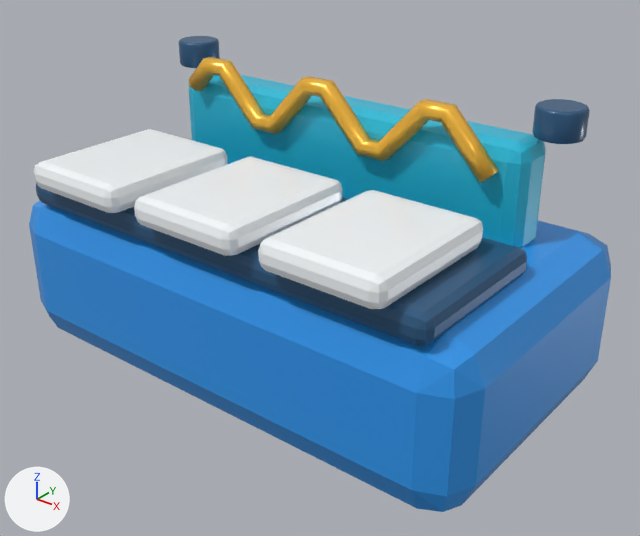
What one commit did to the Blender file art/catalog/lagoon_synth/lagoon_synth.blend.
Rendered twice from a 50 mm lens placed at (1.85, -2.23, 1.82), pointed at (0.1, -0.04, 0.46). The axes (+X, +Y, +Z) are drawn at lower left. The lights are the same throughout. The picture after the commit comes second.

Objects in the first picture: 'lagoon_synth__Fixed_blue_01', 'lagoon_synth__Fixed_dark_02', 'lagoon_synth__Fixed_teal_07', 'lagoon_synth__SynthKey_pearl_04', 'lagoon_synth__SynthKey_pearl_05', 'lagoon_synth__SynthKey_pearl_06', 'lagoon_synth__SynthWave_gold_03'.
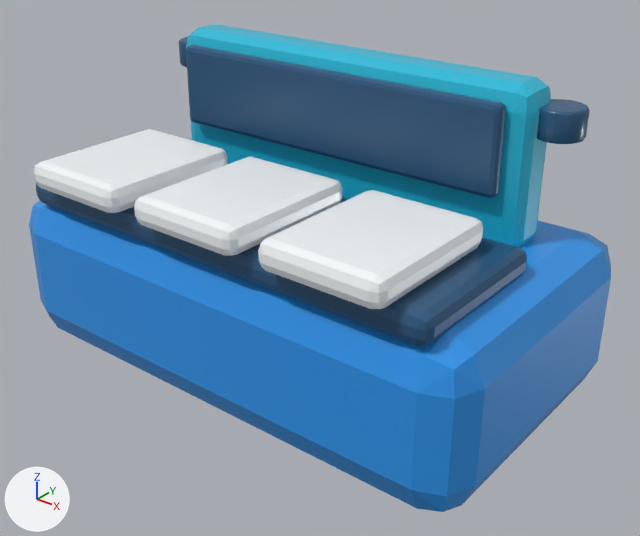
Where the newer file only moved an object's origin or applied its transform, the numbers keep the older frame.

Boxes (x1, y1, x2, y2) around the edits, measured in the pictures (640 x 536 px):
'lagoon_synth__Fixed_dark_02', reshaped
    before: (36, 36, 590, 346)
    after: (36, 37, 590, 346)
'lagoon_synth__Fixed_teal_07', moved, rescaled (29% taller)
    before: (188, 75, 546, 248)
    after: (186, 24, 551, 247)
'lagoon_synth__SynthWave_gold_03', deleted (orange)
    before: (189, 57, 499, 183)
part 1 of me_lagoon_synth__fixed_dark_02, added (blue)
    after: (186, 45, 506, 198)

The change, as a list of edits to the scene's bpy script:
```text
Change me_lagoon_synth__fixed_dark_02:
    used by ob_lagoon_synth__fixed_dark_02; location = (0.0, -0.085, 0.855)
    remove me_lagoon_synth__fixed_dark_02.from_pydata(...)  # 248 vertices, 484 faces; spans x -0.86..0.86, y -0.44..0.44, z -0.23..0.23
    add me_lagoon_synth__fixed_dark_02.from_pydata(...)  # 304 vertices, 592 faces; spans x -0.86..0.86, y -0.44..0.44, z -0.23..0.26
    me_lagoon_synth__fixed_dark_02 part 1: a new loose piece of 56 vertices spanning x -0.67..0.67, y 0.18..0.23, z -0.05..0.26, in mat_dark (blue #2c587e)
Change me_lagoon_synth__fixed_teal_07:
    used by ob_lagoon_synth__fixed_teal_07; location = (0.0, 0.24, 0.78)
    remove me_lagoon_synth__fixed_teal_07.from_pydata(...)  # 56 vertices, 108 faces; spans x -0.74..0.74, y -0.1..0.1, z -0.2..0.2
    add me_lagoon_synth__fixed_teal_07.from_pydata(...)  # 56 vertices, 108 faces; spans x -0.74..0.74, y -0.1..0.1, z -0.29..0.29
    me_lagoon_synth__fixed_teal_07 part 2: the whole mesh is scaled about its middle by (1, 1, 1.45)
Change ob_lagoon_synth__fixed_teal_07:
    ob_lagoon_synth__fixed_teal_07.location: (0.0, 0.24, 0.78) -> (0.0, 0.24, 0.87)
Remove ob_lagoon_synth__synthwave_gold_03:
    ob_lagoon_synth__synthwave_gold_03 = bpy.data.objects.new('lagoon_synth__SynthWave_gold_03', me_lagoon_synth__synthwave_gold_03)
    ob_lagoon_synth__synthwave_gold_03.location = (0.0, 0.12, 0.96)
```
